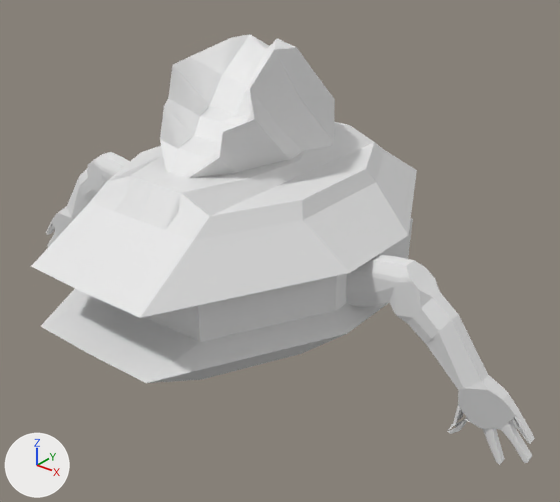
A saved change to the FBX model Hayes_Ethan_collab/Assets/Models/Enemies/centipede/centipede.fbx.
Both versions are drawn from a 50 mm camera at (7.29, -7.63, 5.16) aimed at (0.5, 0.86, -0.1). The axes (+X, +Y, +Z) are drawn at lower left. The lights are the same throughout. Where no turn or scale is listed for an object, it has been applied to the vertices. Vertices at the same position are counted once.
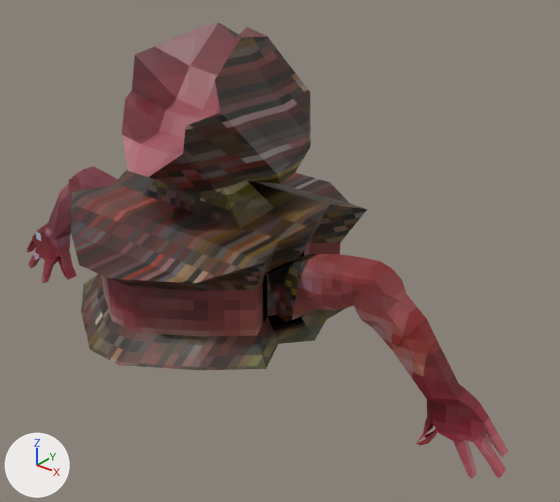
Boxes (x1, y1, x2, y2) around the edits, measured in the pictures (560 x 502 px):
'Cube.001', reshaped, moved: before (346, 255, 535, 465); after (27, 22, 508, 479)
'Cube', deleted: before (31, 122, 417, 383)
'Cube.003', deleted: before (160, 34, 334, 178)
'Cube.002', deleted: before (46, 152, 130, 247)
part 1 of me_cube_002, added: after (27, 22, 367, 370)
part 2 of me_cube_002, recoloured: after (275, 254, 318, 322)
part 3 of me_cube_002, recoloured: before (346, 255, 535, 465); after (292, 254, 508, 479)

The edits, one by one:
Picture 'Flesh.png' (img_flesh_png) is new.
Picture 'cone.png' (img_cone_png) is new.
Picture 'Spider.meta.png' (img_spider_meta_png) is new.
Material 'meat' (mat_meat) is new.
Its texture is img_flesh_png (with its transparency).
Material 'face' (mat_face) is new.
Its texture is img_cone_png.
Material 'Shell' (mat_shell) is new.
Its texture is img_spider_meta_png.
me_cube_002 is used by ob_cube_001; location (3.57, 0.67, -0.62).
me_cube_002 had 221 vertices, 163 faces and spanned x -2.23..1.27, y -0.21..0.21, z -1.5..1.12.
me_cube_002 now has 748 vertices, 659 faces and spans x -8.23..1.27, y -2.14..2.42, z -1.5..3.72.
me_cube_002 part 1: 527 vertices added at x -8.23..-1.65, y -2.14..2.42, z -1.49..3.72.
me_cube_002 part 2: 10 faces spanning x -2.23..-1.64, y -0.21..0.21, z -0.27..0.93 switch from no material to mat_shell (picture img_spider_meta_png).
me_cube_002 part 3: 152 faces spanning x -1.88..1.27, y -0.21..0.21, z -1.5..1.12 switch from no material to mat_meat (picture img_flesh_png).
me_cube_002 now uses material mat_face (picture img_cone_png).
Object 'Cube.002' (ob_cube_002) is deleted.
Object 'Cube' (ob_cube) is deleted.
Object 'Cube.003' (ob_cube_003) is deleted.
Object 'Cube.001' (ob_cube_001) moves from (3.57, 0.67, -0.62) to (3.51, -0.14, -0.33).
